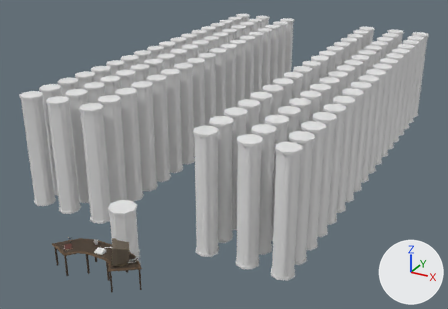
Before and after pictures for a commit that changed the FBX model Assets/3D models/PrVrij1_Desk.fbx.
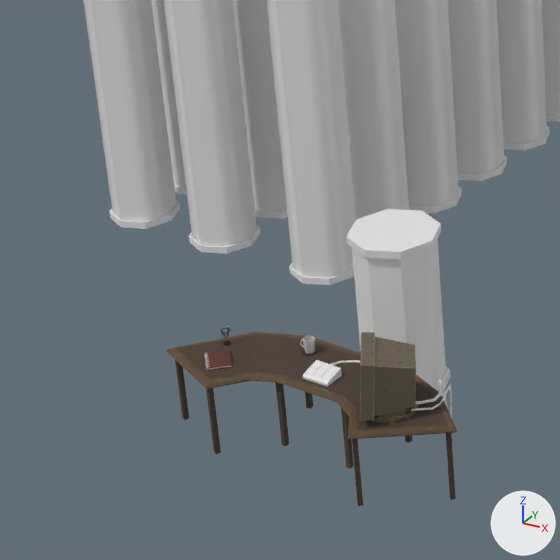
Each version is shown whole from a camera (50 mm lens) standing at (45.2, -50.7, 42.2) and looking at (-1.2, 33.7, 0.0), then close up on the part from 0% to 39% of the width and 44% to 100% of the height. The lights are fixed; the arrows at lower right show +X, +Y and +Z. Where no turn or scale is listed for an object, it has been applied to the vertices. Vertices at the same position are counted once.

The older version as bpy lines, for what is in view:
```python
ob_circle = bpy.data.objects.new('Circle', me_circle)
ob_circle.location = (-4.86, -0.33, 0.1)
ob_circle.rotation_euler = (0.0, 0.0, 0.276)  # degrees (0, 0, 16)
ob_cylinder_003 = bpy.data.objects.new('Cylinder.003', me_cylinder_005)
ob_cylinder_003.location = (0.0, 18.83, -2.95)
ob_desk = bpy.data.objects.new('Desk', me_desk)
ob_desk.location = (0.0, 0.0, 0.0)
ob_monitor = bpy.data.objects.new('Monitor', me_monitor)
ob_monitor.location = (0.0, 0.0, 0.0)
ob_plane = bpy.data.objects.new('Plane', me_plane)
ob_plane.location = (-4.27, -1.46, 0.11)
ob_plane.rotation_euler = (0.0, 0.0186, 0.801)  # degrees (0, 1.1, 46)
# also in view: 'Plane.002' at (0.0, -0.4, 0.3); 'Cylinder' at (0.0, 4.5, 0.6)
```
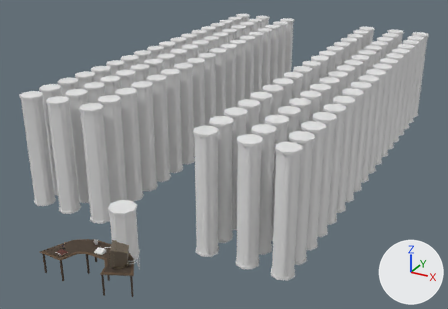
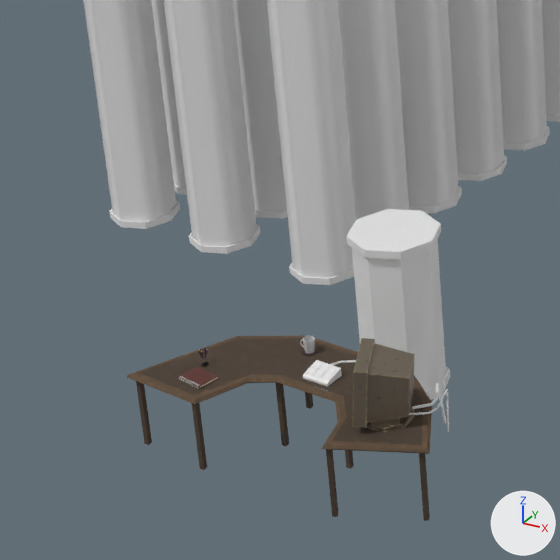
Boxes [x1, y1, x2, y2] around the edits, measured in the close-ups (560 x 560 px; the box of a moved part takes in the faces that stretch with it):
'Desk', reshaped (6% taller)
    before: [166, 332, 457, 506]
    after: [127, 336, 432, 521]
'Monitor', mesh turned
    before: [360, 332, 419, 424]
    after: [352, 338, 415, 432]
'Plane', moved, turned
    before: [206, 349, 232, 370]
    after: [179, 367, 218, 389]
'Circle', moved
    before: [221, 326, 231, 346]
    after: [199, 347, 209, 367]
part 1 of me_desk, moved or reshaped
    before: [446, 433, 456, 500]
    after: [419, 453, 430, 521]
part 2 of me_desk, moved or reshaped
    before: [352, 439, 363, 506]
    after: [326, 449, 338, 517]
part 3 of me_desk, moved or reshaped
    before: [175, 360, 189, 420]
    after: [136, 381, 152, 445]
part 4 of me_desk, moved or reshaped
    before: [206, 388, 221, 454]
    after: [192, 403, 207, 470]
part 5 of me_desk, moved or reshaped
    before: [166, 332, 307, 392]
    after: [127, 336, 307, 404]
part 6 of me_desk, moved or reshaped
    before: [306, 375, 457, 439]
    after: [306, 376, 432, 454]

The edits, one by one:
me_desk is used by ob_desk; location (0.0, 0.0, 0.0).
me_desk had 166 vertices, 144 faces and spanned x -6.76..6.65, y -3.13..1.78, z -3.1..0.1.
me_desk now has 166 vertices, 144 faces and spans x -6.76..6.56, y -4.1..1.78, z -3.1..0.1.
me_desk part 1: the loose piece of 8 vertices spanning x 6.1..6.38, y -0.95..-0.67, z -3.1..-0.1 is turned -10.5 degrees about the z axis through its middle, then moved by (-0.08, -1.52, 0.0).
me_desk part 2: the loose piece of 8 vertices spanning x 3.29..3.58, y -2.94..-2.66, z -3.1..-0.1 is turned -10.5 degrees about the z axis through its middle, then moved by (-0.4, -0.98, 0.0).
me_desk part 3: the loose piece of 8 vertices spanning x -6.43..-6.17, y -1.74..-1.48, z -3.1..-0.1 is turned 21.1 degrees about the z axis through its middle, then moved by (-0.09, -2.02, 0.0).
me_desk part 4: the loose piece of 8 vertices spanning x -3.7..-3.44, y -2.95..-2.69, z -3.1..-0.1 is turned 21.1 degrees about the z axis through its middle, then moved by (0.25, -1.06, 0.0).
me_desk part 5: 31 of 166 vertices moved; they spanned x -6.76..-1.52, y -3.1..0.96, z -0.1..0.1 and now span x -6.76..-1.43, y -4.1..0.35, z -0.1..0.1; mean shift (-0.08, -0.91, 0.0); largest move (-6.76, -1.77, 0.0) -> (-6.76, -3.95, 0.0).
me_desk part 6: 30 of 166 vertices moved; they spanned x 1.52..6.65, y -3.13..0.96, z -0.1..0.1 and now span x 1.45..6.56, y -4.09..0.32, z -0.1..0.1; mean shift (-0.09, -0.91, 0.0); largest move (6.65, -0.8, 0.0) -> (6.56, -2.4, 0.0).
me_monitor has 80 vertices, 70 faces and spans x 2.06..5.0, y -2.51..0.4, z 0.1..2.82.
me_monitor is used by ob_monitor; location (0.0, 0.0, 0.0).
me_monitor part 7: the whole mesh is turned -6.9 degrees about the z axis through its middle, then moved by (0.2, -0.48, 0.0).
Object 'Plane' (ob_plane) moves from (-4.27, -1.46, 0.11) to (-4.08, -2.82, 0.11).
Object 'Plane' (ob_plane) turns from (0, 1.1, 46) to (0, 1.1, 83) degrees about x, y and z.
Object 'Circle' (ob_circle) moves from (-4.86, -0.33, 0.1) to (-4.56, -1.93, 0.1).
